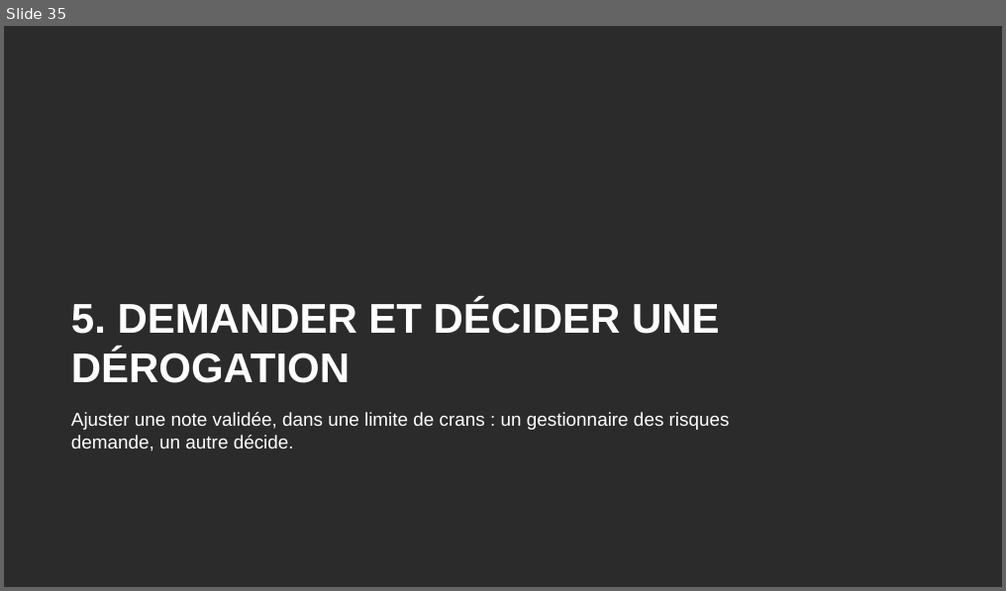
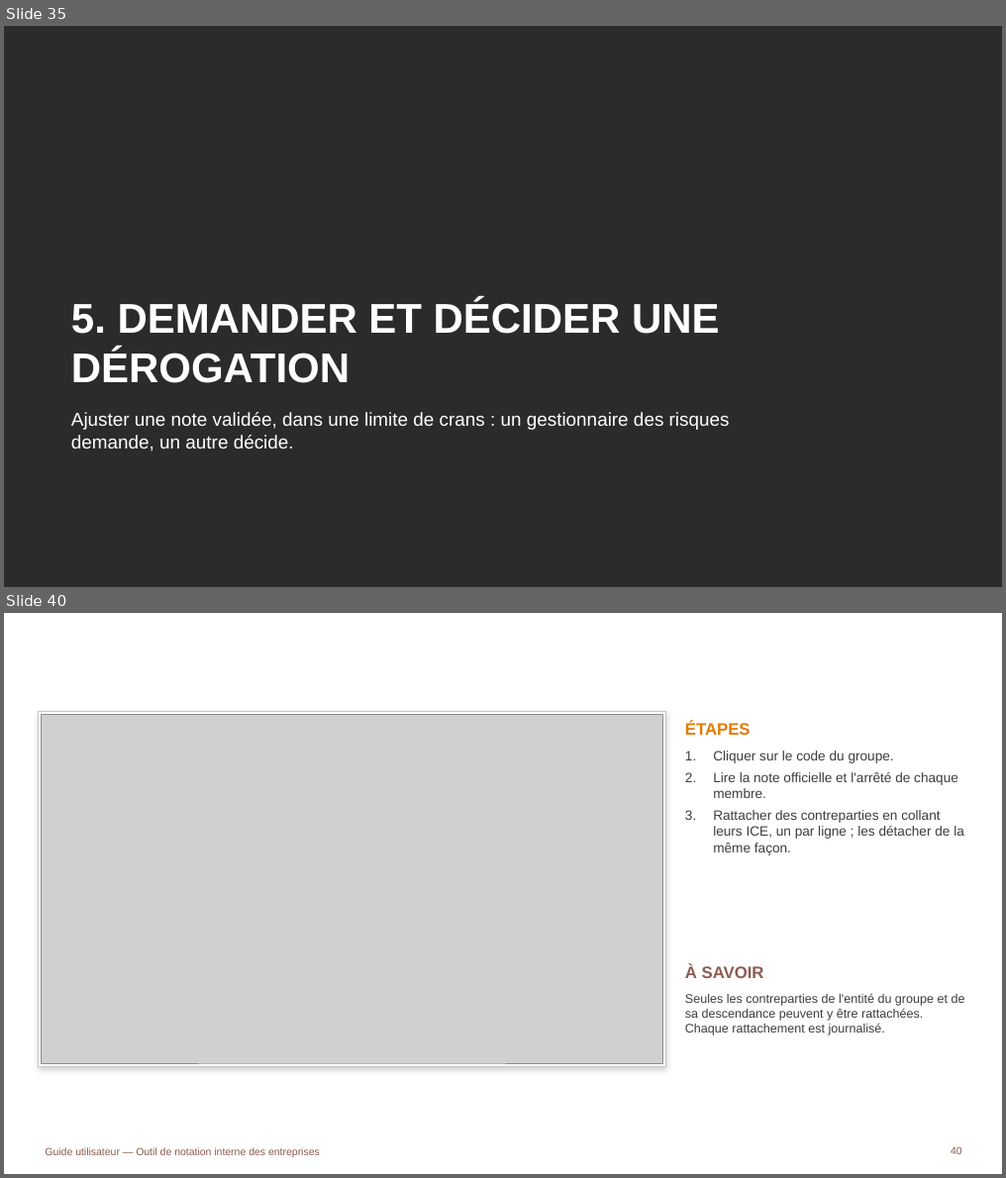
Before and after one commit to tariqeddoumi/Entreprise-scoring-cl, a slide deck: docs/guides/Guide_utilisateur_outil_notation.pptx. Shown one above the other, each under a label of ours: slide 35 before the commit, slides 35 and 40 after it; the slides between them are not shown. The pictures are 1006x591 and 1006x1178 pixels, drawn with LibreOffice and Linux fonts; fonts in the diff are those of the drawing; grey boxes stand for pictures; background and template pictures are left out; a plain dark background stands for a picture behind light text. Boxes give left, top, right and bottom in pixels: in the first picture for what was removed or moved away, otherwise in the second. Text is boxed around its words. In the diff, an @@ line names an element or a change of style, - is before the commit and + after.

```diff
--- a/docs/guides/Guide_utilisateur_outil_notation.pptx
+++ b/docs/guides/Guide_utilisateur_outil_notation.pptx
@@ slide 40 added at box(4, 613, 1002, 1174), background #FFFFFF @@
@@ title added at box(53, 636, 868, 694), 24 pt, text #FFFFFF, bold @@
+LA FICHE D'UN GROUPE
@@ rectangle added at box(39, 711, 665, 1066), fill #FFFFFF, outline #C6C6C6 0.75 pt @@
@@ picture added at box(42, 714, 662, 1063) @@
@@ text added at box(685, 722, 750, 735), 16 pt, text #E37B05, bold @@
+ÉTAPES
@@ text added at box(713, 751, 964, 856), 13 pt, text #3D3D3B @@
+1. Cliquer sur le code du groupe.
+2. Lire la note officielle et l'arrêté de chaque membre.
+3. Rattacher des contreparties en collant leurs ICE, un par ligne ; les détacher de la même façon.
@@ text added at box(685, 964, 764, 978), 16 pt, text #8C5B52, bold @@
+À SAVOIR
@@ text added at box(685, 993, 965, 1036), 12 pt, text #3D3D3B @@
+Seules les contreparties de l'entité du groupe et de sa descendance peuvent y être rattachées. Chaque rattachement est journalisé.
@@ page number added at box(950, 1147, 962, 1155), 10 pt, text #8C5B52 @@
+40
@@ text added at box(45, 1148, 320, 1157), 10 pt, text #8C5B52 @@
+Guide utilisateur — Outil de notation interne des entreprises
```
Also in this commit, not shown: 3 slides changed, 7 other slides added, 2 other files.
